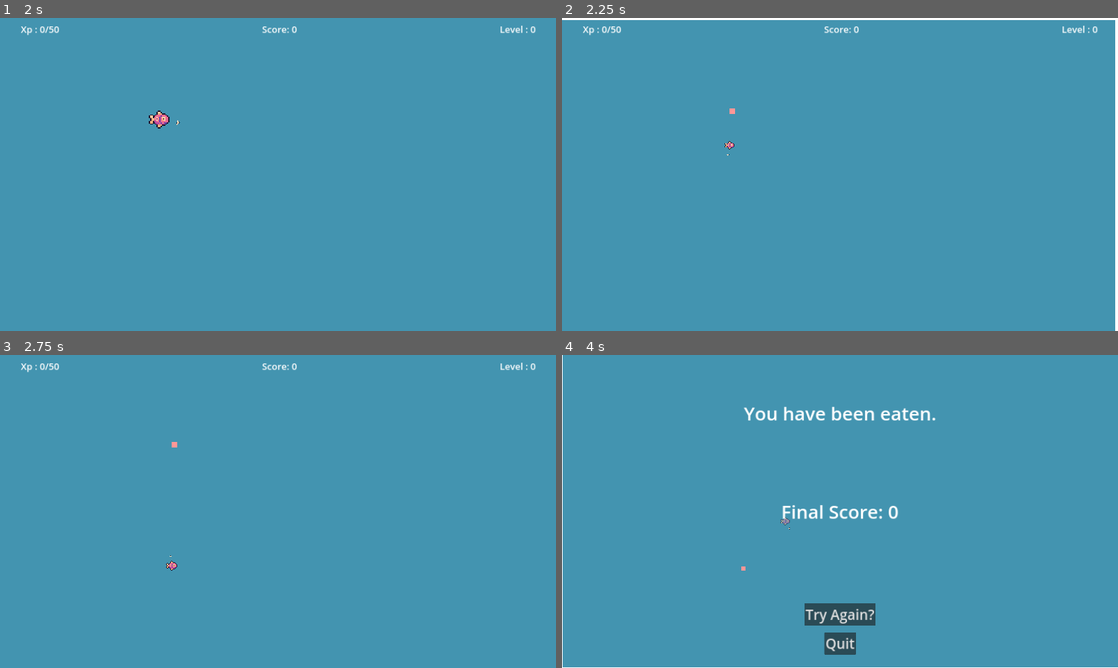
Above: before the commit, frames 1-4 (two rows, left to right).
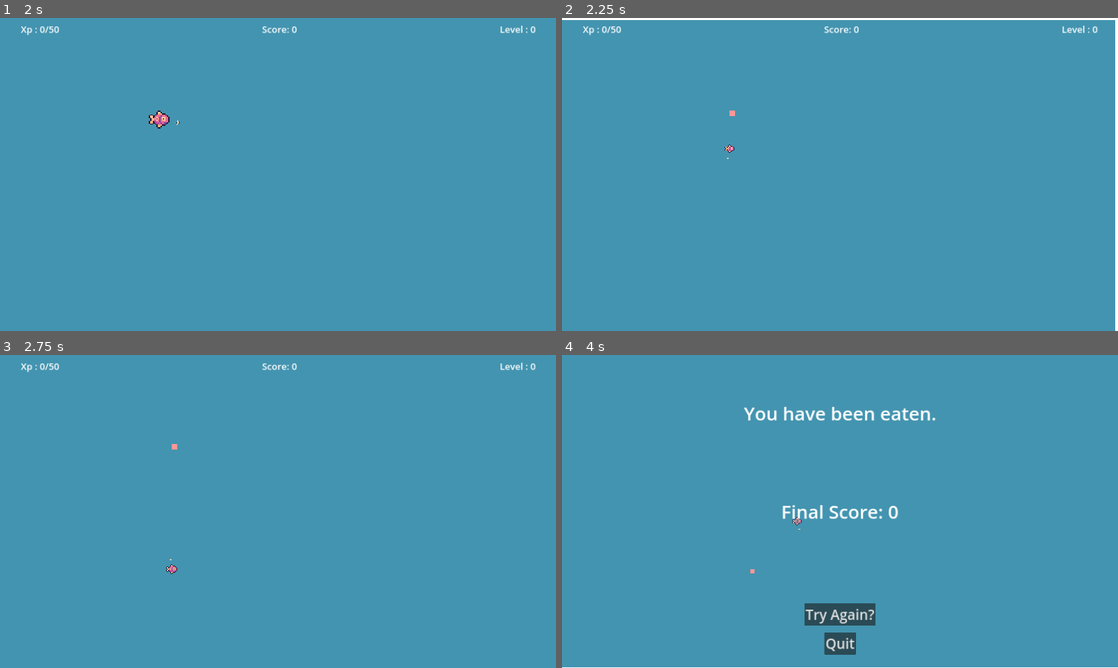
Above: after the commit, the same moments.

Repository: TheCursedMerchant/qdm_gameJam2024
Game: Godot game, scene res://menu.tscn
Same seed, same stepped clock (60 frames per second), same inputs: the game is played once before the commit and once after it.
Inputs (mouse positions are in pixels of both pictures, inside the frame that each line leads up to):
- Up to frame 1 (2 s): click "Play" at 0.5 s; tap Enter at 1.25 s; move the mouse to (400, 158) at 1.27 s; press the mouse at (400, 158) at 1.28 s; hold Right (ui_right) from 1.28 s (still down)
- Up to frame 2 (2.25 s): move the mouse to (728, 190) at 2.02 s; release Right (ui_right) at 2.03 s; release the mouse at (728, 190) at 2.03 s; hold Down (ui_down) from 2.03 s (still down); click (728, 190) at 2.1 s
- Up to frame 3 (2.75 s): keep holding Down (ui_down)
- Up to frame 4 (4 s): move the mouse to (895, 442) at 2.77 s; release Down (ui_down) at 2.78 s; press the mouse at (895, 442) at 2.78 s; hold Right (ui_right) 2.78-3.53 s; move the mouse to (812, 574) at 3.52 s; release the mouse at (812, 574) at 3.53 s; hold Up (ui_up) from 3.53 s (still down); click (812, 574) at 3.6 s

Frame 1 is identical in both runs. In frame 2, less than 0.1% of the frame differs, in the area x 29-32%, y 28-46%; in frame 3, less than 0.1%; in frame 4, 0.2%, in the area x 0-44%, y 0-100%.

Commit message:
added hitstop to eating and being eaten

Diff:
--- a/gamejam2024/scenes/fish.tscn
+++ b/gamejam2024/scenes/fish.tscn
@@ -16,3 +16,5 @@
 [node name="CollisionShape2D" type="CollisionShape2D" parent="."]
 rotation = 0.340552
 shape = SubResource("CircleShape2D_0sbyn")
+
+[node name="HitStopTimer" type="Timer" parent="."]
--- a/gamejam2024/scenes/flesh_chunk.tscn
+++ b/gamejam2024/scenes/flesh_chunk.tscn
@@ -18,3 +18,5 @@
 shape = SubResource("CircleShape2D_1h7bx")
 
 [node name="Timer" type="Timer" parent="."]
+
+[node name="HitStopTimer" type="Timer" parent="."]
--- a/gamejam2024/scenes/food.tscn
+++ b/gamejam2024/scenes/food.tscn
@@ -15,3 +15,5 @@
 
 [node name="CollisionShape2D" type="CollisionShape2D" parent="."]
 shape = SubResource("RectangleShape2D_vs2nm")
+
+[node name="HitStopTimer" type="Timer" parent="."]
--- a/gamejam2024/scenes/player.tscn
+++ b/gamejam2024/scenes/player.tscn
@@ -27,3 +27,5 @@
 volume_db = 8.0
 
 [node name="DamageTimer" type="Timer" parent="."]
+
+[node name="HitStopTimer" type="Timer" parent="."]
--- a/gamejam2024/scripts/food/food.gd
+++ b/gamejam2024/scripts/food/food.gd
@@ -11,22 +11,24 @@
 
 @onready var sprite = $Sprite2D
 @onready var collisionShape = $CollisionShape2D
+@onready var hitStopTimer : Timer = $HitStopTimer
 
 var isActive := true
 var isEdible := true
+const hitStopTime := 0.03
 
 func _ready() -> void :
 	connect("body_entered", _on_body_entered)
+	hitStopTimer.connect("timeout", func() : Engine.time_scale = 1.0)
 	updateSize(size_scale)
 
 # Compare Player size to Food size and determine
 # if food is eaten or player is eaten
 func _on_body_entered(body: Node2D) -> void:
 	var sprite_size = sprite.get_rect().size * sprite.scale
-	if(isEdible && body.get_groups().has("Player") && !body.isRecovery) :
+	if(isEdible && body.get_groups().has("Player")) :
 		var player : Player = body
 		var body_sprite_size = player.sprite.get_rect().size * player.scale_size
-
 		if(friendly or ( sprite_size <=  body_sprite_size and player.playerState == System.PLAYER_STATES.IDLE )) :
 			player.eating.play()
 			player.grow(growth_value)
@@ -36,10 +38,12 @@
 			if (friendly == false):
 				System.score += 1
 			deactivate()
-		else :
-			print("Damage from Food!")
+		elif(!player.isRecovery) :
 			player.grow(-shrink_value)
 			player.take_damage()
+
+		hitStop()
+
 
 func deactivate() :
 	isActive = false
@@ -48,10 +52,11 @@
 func reactivate() :
 	isActive = true
 
+func hitStop() :
+	hitStopTimer.start(hitStopTime)
+	Engine.time_scale = 0.1
+
 func updateSize(newSize: Vector2) :
 	size_scale = newSize
 	sprite.scale = size_scale
 	collisionShape.scale = size_scale
-
-func startTimer() :
-	pass
--- a/gamejam2024/scripts/player/player.gd
+++ b/gamejam2024/scripts/player/player.gd
@@ -18,6 +18,7 @@
 @onready var arrow_sprite : Sprite2D = $ArrowSprite
 @onready var eating = $Eating
 @onready var damageTimer : Timer = $DamageTimer
+
 
 var fleshChunkScene := preload("res://scenes/flesh_chunk.tscn")
 var dashCharge := 0.0
@@ -40,11 +41,9 @@
 func _ready() -> void:
 	damageTimer.connect("timeout", on_recovery_finished)
 
-
 func on_recovery_finished() :
 	isRecovery = false
 	sprite.self_modulate.a = 1.0
-
 
 func _physics_process(delta: float) -> void:
 	var h_direction := Input.get_axis("ui_left", "ui_right")
@@ -56,7 +55,6 @@
 	match playerState :
 
 		System.PLAYER_STATES.IDLE :
-			Engine.time_scale = 1.0
 			if(Input.is_action_just_pressed("left_click")) :
 				playerState = System.PLAYER_STATES.CHARGE
 			if h_direction:
@@ -93,6 +91,7 @@
 		System.PLAYER_STATES.DASH :
 			velocity += (dash_direction * dashSpeed * dashCharge).round()
 			dashCharge = 0
+			Engine.time_scale = 1.0
 			playerState = System.PLAYER_STATES.IDLE
 
 		System.PLAYER_STATES.DEAD :
@@ -102,6 +101,9 @@
 	# Squash and Stretch
 	sprite.scale.x = lerp(sprite.scale.x, scale_size.x, 0.1)
 	sprite.scale.y = lerp(sprite.scale.y, scale_size.y, 0.1)
+
+	# Fade alpha back to opaque
+	sprite.self_modulate.a = lerp(sprite.self_modulate.a, 1.0, 0.05)
 
 	move_and_slide()
 
@@ -163,7 +165,7 @@
 func take_damage() :
 	emit_signal("damage")
 	devolve()
-	sprite.self_modulate.a = 0.5
+	sprite.self_modulate.a = 0.3
 	isRecovery = true
 	damageTimer.start(invulnerabilityTime)
 	if (System.player_level < 0) :
